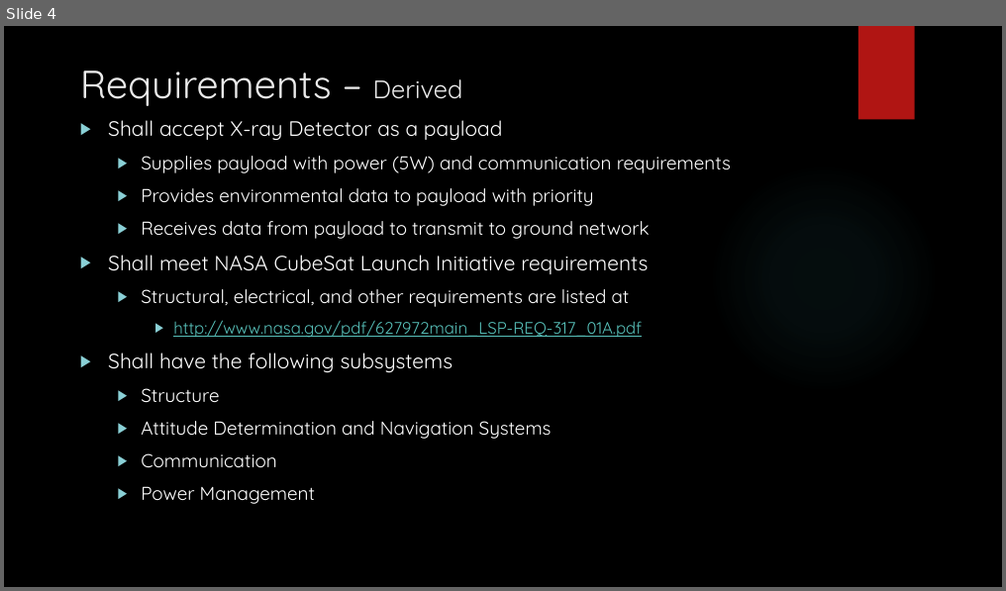
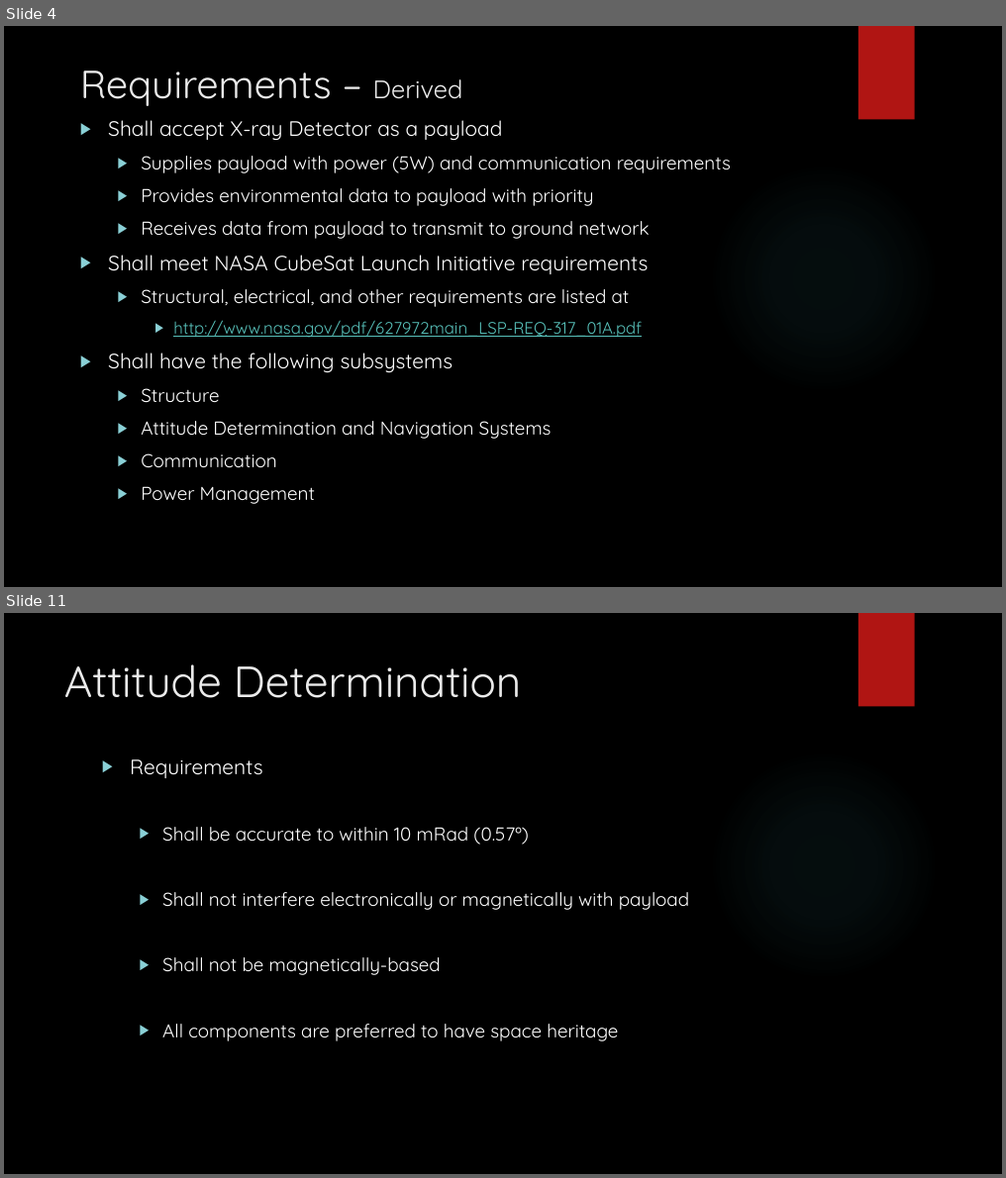
Before and after one commit to HASP-UMN/CubeSat, a slide deck: Presentations/CDR_Presentation.pptx. Shown one above the other, each under a label of ours: slide 4 before the commit, slides 4 and 11 after it; the slides between them are not shown. The pictures are 1006x591 and 1006x1178 pixels, drawn with LibreOffice and Linux fonts; fonts in the diff are those of the drawing; background and template pictures are left out. Boxes give left, top, right and bottom in pixels: in the first picture for what was removed or moved away, otherwise in the second. Text is boxed around its words. In the diff, an @@ line names an element or a change of style, - is before the commit and + after.

```diff
--- a/Presentations/CDR_Presentation.pptx
+++ b/Presentations/CDR_Presentation.pptx
@@ slide 11 added at bbox=[4, 613, 1002, 1174], background picture (left out); not listed: 2 template elements that a slide beside it also shows @@
@@ title added at bbox=[64, 664, 522, 698], 42 pt, text #EBEBEB @@
+Attitude Determination
@@ text added at bbox=[130, 760, 689, 1042], 18 pt, text #FFFFFF @@
+▶ Requirements
+  ▶ Shall be accurate to within 10 mRad (0.57º)
+  ▶ Shall not interfere electronically or magnetically with payload
+  ▶ Shall not be magnetically-based
+  ▶ All components are preferred to have space heritage
```
Also in this commit, not shown: 7 other slides added, 3 other files.
